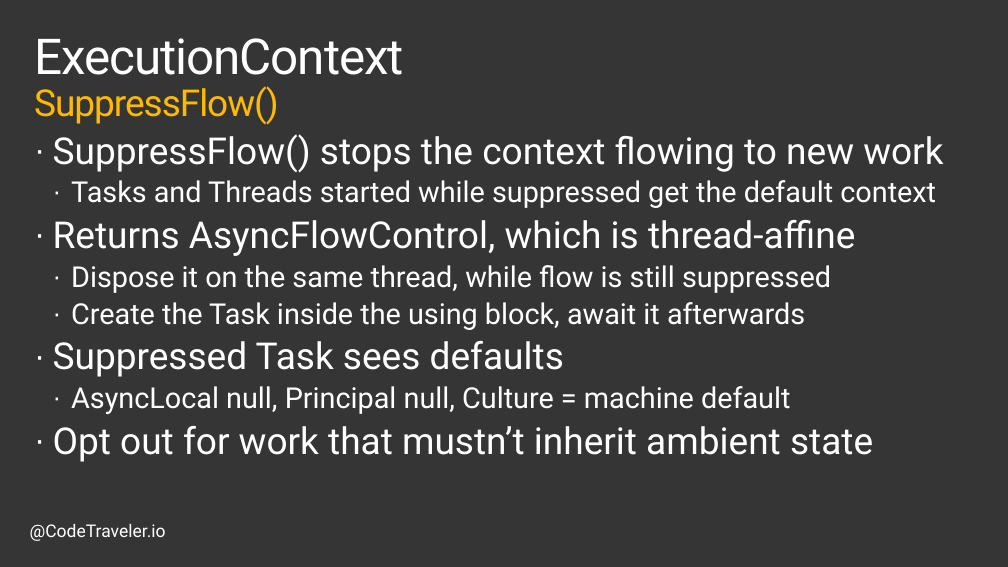
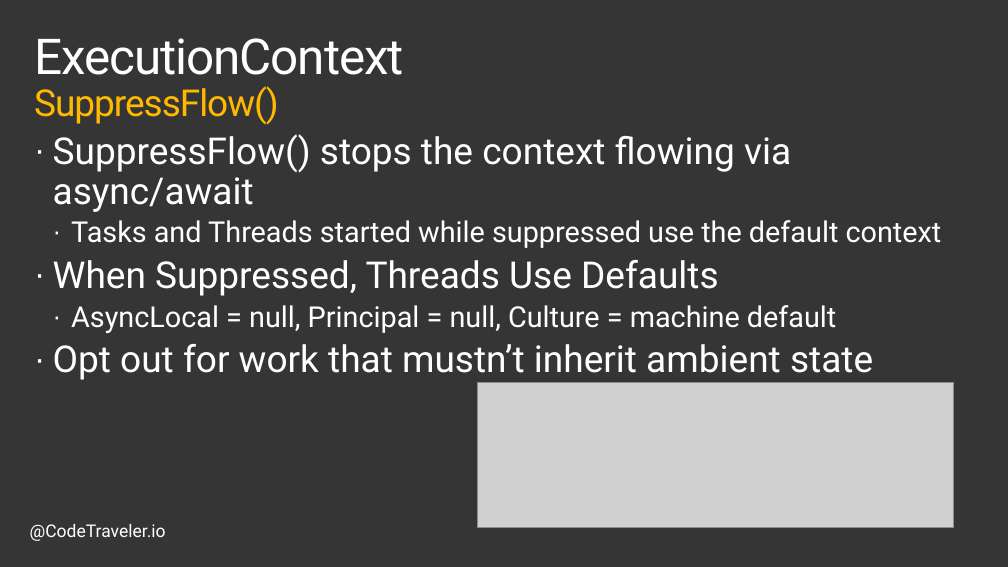
Before and after one commit to TheCodeTraveler/BecomeAnExpertWithAsyncAwait, a slide deck: slide 5 of 3. .NET Internals/Internals.pptx (slide 6 before the commit). Drawn at 1008x567 pixels with LibreOffice and Linux fonts; fonts in the diff are those of the drawing; grey boxes stand for pictures; background and template pictures are left out. Boxes give left, top, right and bottom in pixels: in the first picture for what was removed or moved away, otherwise in the second. Text is boxed around its words. In the diff, an @@ line names an element or a change of style, - is before the commit and + after.

```diff
--- a/3. .NET Internals/Internals.pptx
+++ b/3. .NET Internals/Internals.pptx
@@ text at (x1=53, y1=134, x2=942, y2=333): text changed @@
-· SuppressFlow() stops the context flowing to new work
-  · Tasks and Threads started while suppressed get the default context
-· Returns AsyncFlowControl, which is thread-affine
-  · Dispose it on the same thread, while flow is still suppressed
-  · Create the Task inside the using block, await it afterwards
-· Suppressed Task sees defaults
-  · AsyncLocal null, Principal null, Culture = machine default
+· SuppressFlow() stops the context flowing via async/await
+  · Tasks and Threads started while suppressed use the default context
+· When Suppressed, Threads Use Defaults
+  · AsyncLocal = null, Principal = null, Culture = machine default
@@ picture added at (x1=477, y1=382, x2=954, y2=528) @@
```
Also in this commit, not shown: 5 other slides changed.
